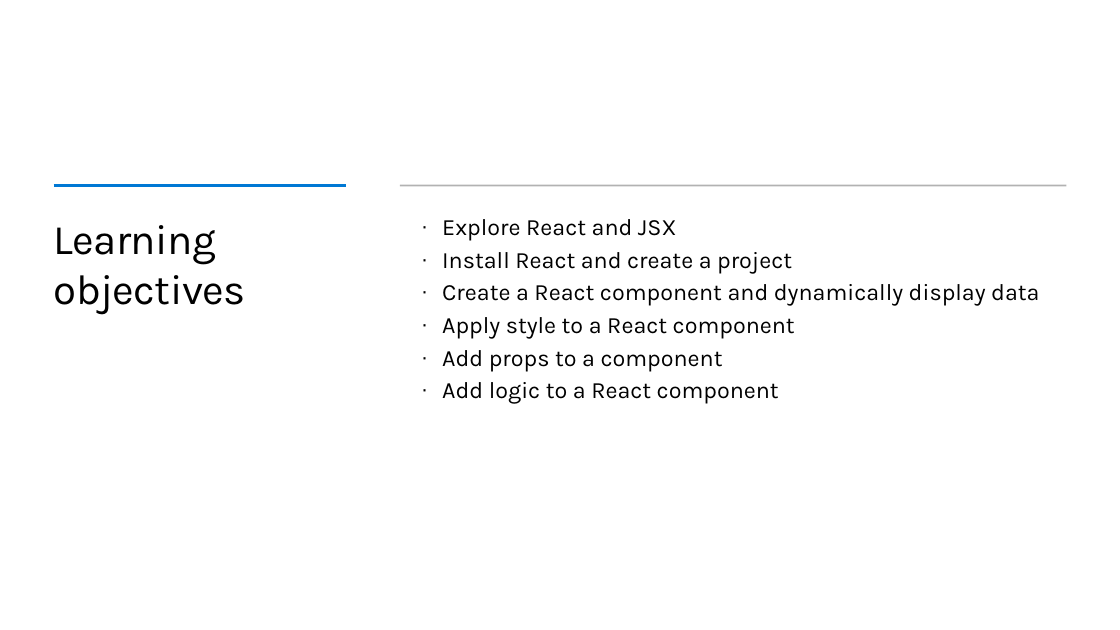
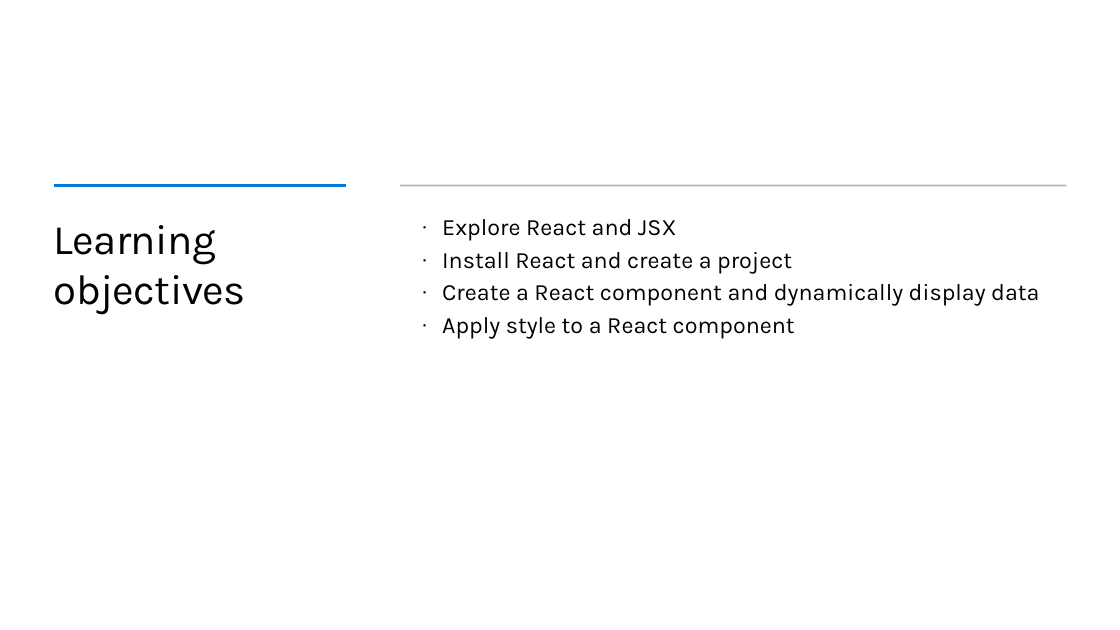
Before and after one commit to microsoft/workshop-library, a slide deck: slide 4 of full/intro-react/slides.pptx. Drawn at 1120x630 pixels with LibreOffice and Linux fonts; fonts in the diff are those of the drawing; background and template pictures are left out. Boxes give left, top, right and bottom in pixels: in the first picture for what was removed or moved away, otherwise in the second. Text is boxed around its words. In the diff, an @@ line names an element or a change of style, - is before the commit and + after.

Commit message:
Updated slide deck for React

```diff
--- a/full/intro-react/slides.pptx
+++ b/full/intro-react/slides.pptx
@@ text at box(442, 350, 779, 404): paragraphs removed @@
-  · Add props to a component
-  · Add logic to a React component
```
Also in this commit, not shown: 1 other slide changed.
